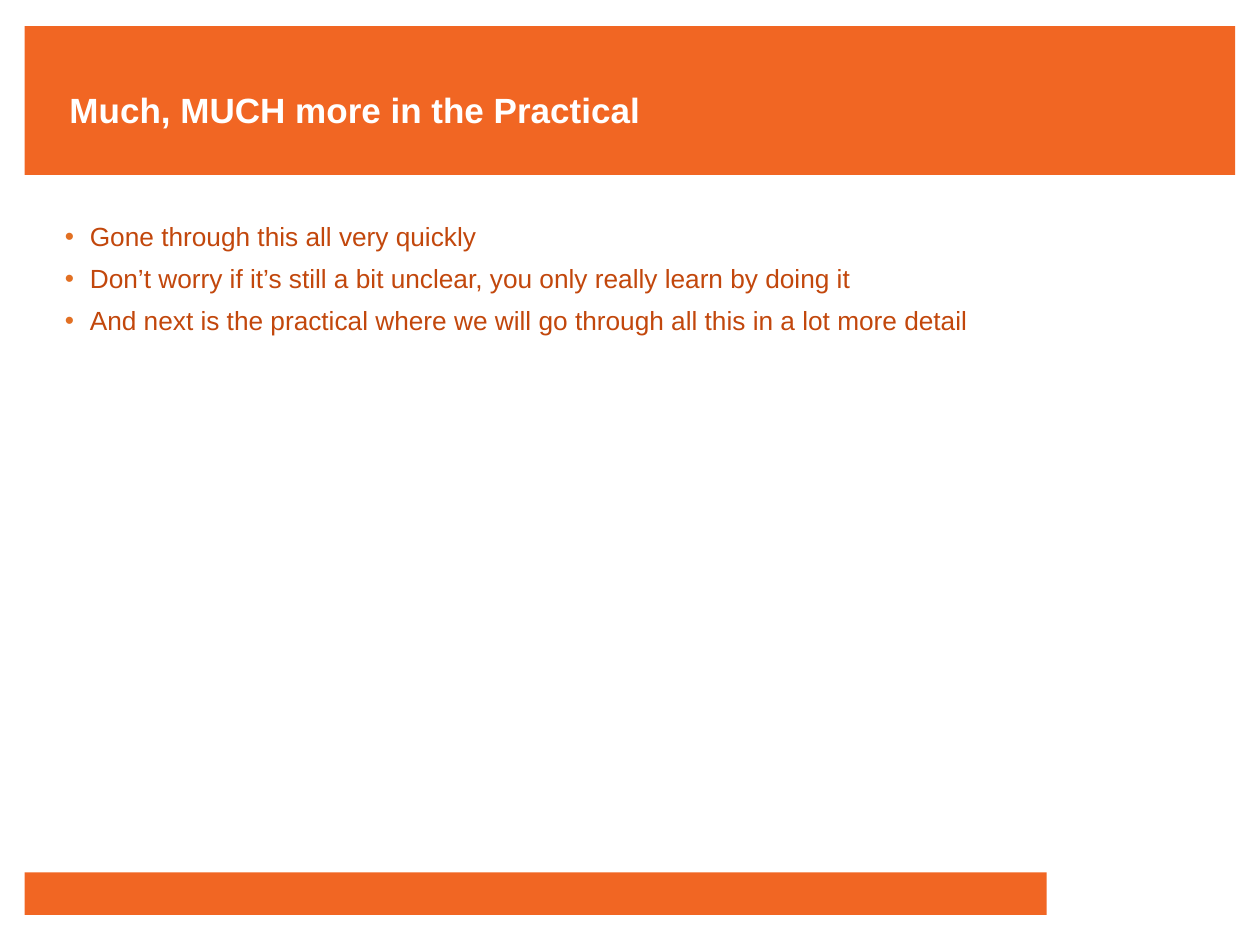
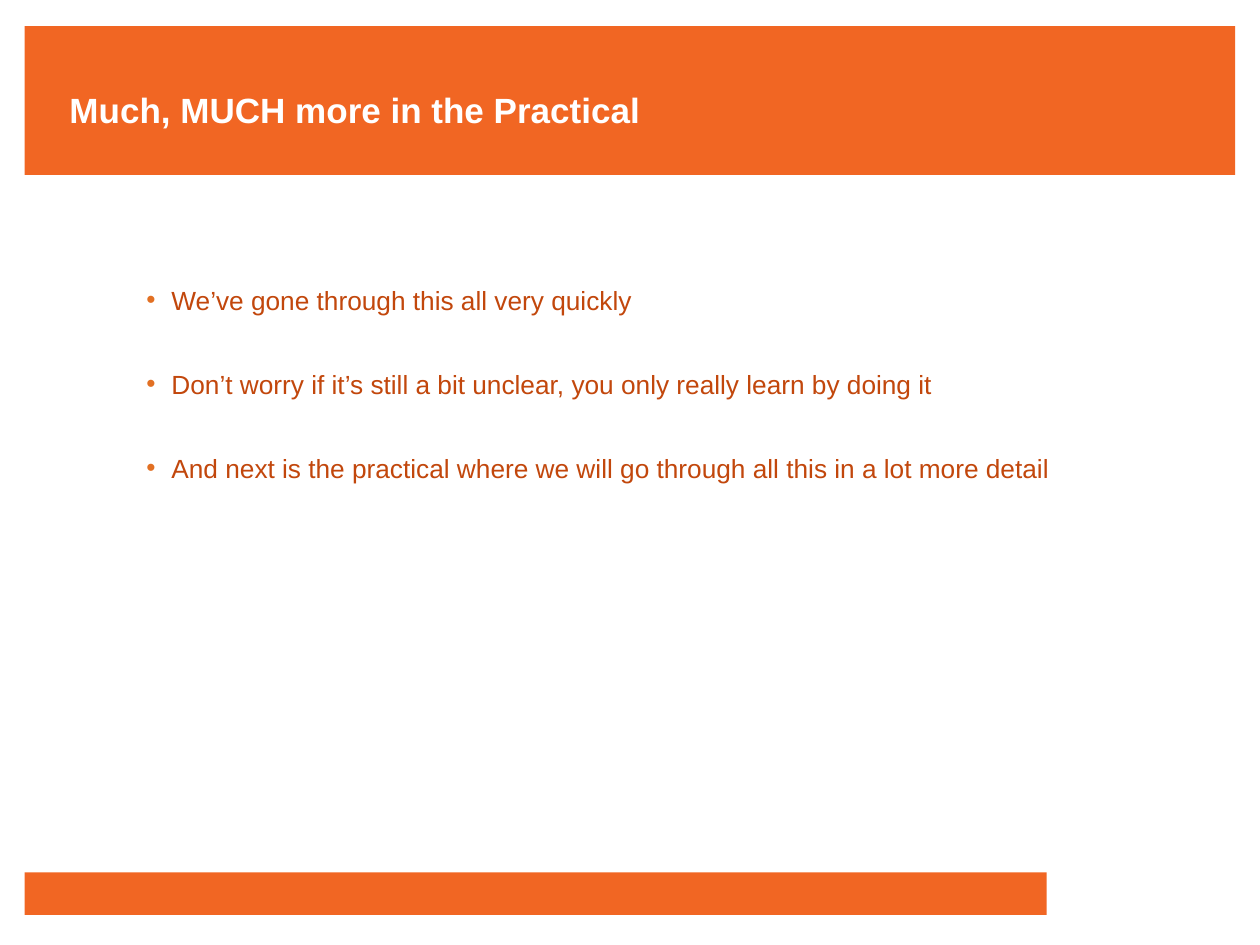
Before and after one commit to francisjudd/CWM-HPC, a slide deck: slide 19 of Lectures/pptx/3_Lecture_three.pptx. Drawn at 1260x945 pixels with LibreOffice and Linux fonts; fonts in the diff are those of the drawing; background and template pictures are left out. Boxes give left, top, right and bottom in pixels: in the first picture for what was removed or moved away, otherwise in the second. Text is boxed around its words. In the diff, an @@ line names an element or a change of style, - is before the commit and + after.

```diff
--- a/Lectures/pptx/3_Lecture_three.pptx
+++ b/Lectures/pptx/3_Lecture_three.pptx
@@ text "We’ve gone through this all ...": place and size @@
-text "We’ve gone through this all ..." at [90, 227, 967, 336]
+text "We’ve gone through this all ..." at [171, 291, 1049, 483]
@@ text at [171, 291, 631, 315]: text changed @@
-• Gone through this all very quickly
+• We’ve gone through this all very quickly
```
Also in this commit, not shown: 14 other slides changed, 12 other files.
